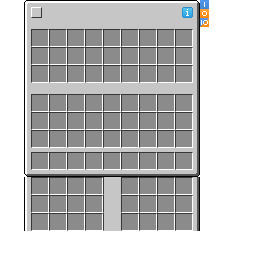
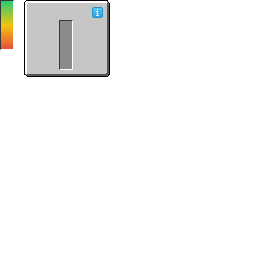
Layer changes from the first 256 × 256 image to the second:
hid group "Info Icon #1" (8 layers) over [181, 6, 194, 19]
hid group "Machine Inventory" (15 layers) over [24, 0, 209, 231]
added group "Power" with 21 layers above "Purifier" over [0, 0, 209, 166]
added layer "Full Energy Bar #3" in group "Power" over [0, 0, 14, 50]
added group "Info Icon #2" with 8 layers in group "Power" over [92, 7, 103, 18]
added layer "Pasted Layer #2" in group "Info Icon #2" over [96, 9, 99, 16]
added layer "Gradient #1" in group "Info Icon #2" over [93, 8, 102, 17]
added layer "Border #2" in group "Info Icon #2" over [92, 7, 103, 18]
added layer "Energy Bar #4" in group "Power" over [59, 20, 73, 70]
added layer "Dialog" in group "Power" over [24, 0, 110, 77]
hid "machine.png" over [24, 0, 200, 163]
